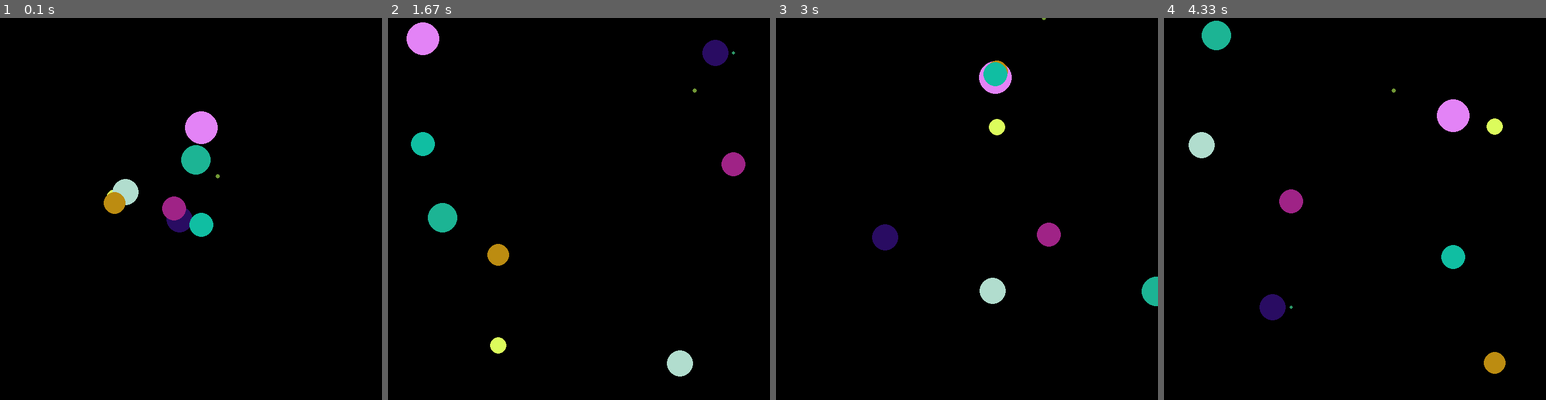
Above: before the commit, frames 1-4 (left to right).
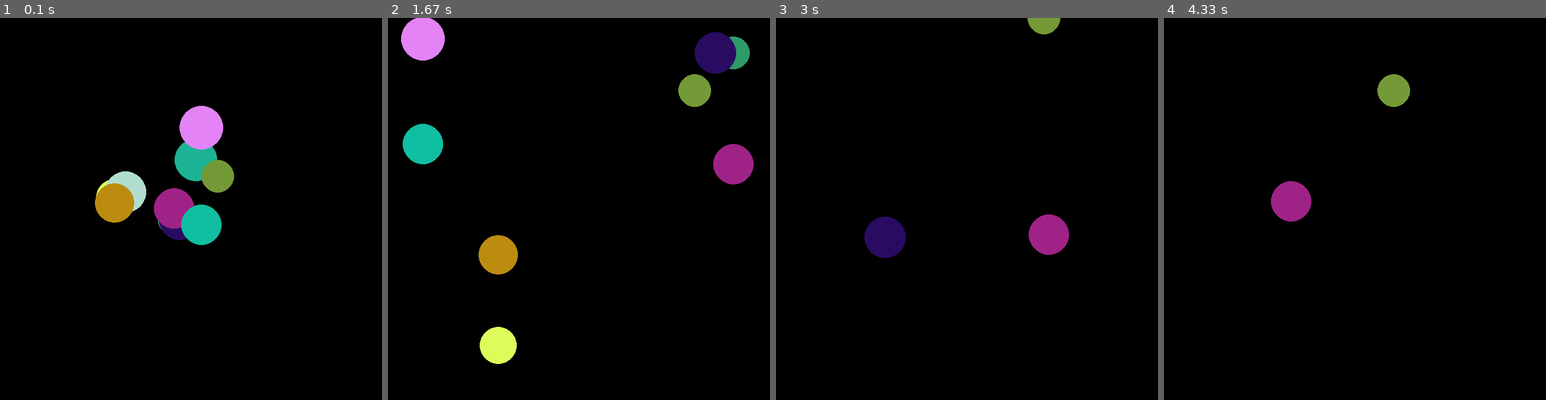
Above: after the commit, the same moments.

Repository: sagieppel/PyGame-Toturial
Game: pygame game, started from Game.py
Same seed, same stepped clock (60 frames per second), same inputs: the game is played once before the commit and once after it.
Inputs (mouse positions are in pixels of both pictures, inside the frame that each line leads up to):
- Up to frame 1 (0.1 s): no input
- Up to frame 2 (1.67 s): click (617, 293) at 0.88 s; click (624, 243) at 1.22 s; click (441, 197) at 1.55 s
- Up to frame 3 (3 s): click (967, 254) at 1.88 s; click (913, 128) at 2.22 s; click (1085, 201) at 2.55 s; click (848, 159) at 2.88 s
- Up to frame 4 (4.33 s): click (1297, 319) at 4.05 s

The runs differ from the first frame. In frame 1, 3.4% of the frame differs, in the area x 24-62%, y 23-60%; in frame 2, 4.9%, in the area x 3-96%, y 0-94%; in frame 3, 2.7%; in frame 4, 3.6%.

Commit message:
Update Game.py

Diff:
--- a/Game.py
+++ b/Game.py
@@ -8,7 +8,7 @@
   circle["blue"]=random.randint(0,255)
   circle["x"]=x
   circle["y"]=y
-  circle["size"]=random.randint(1,30)
+  circle["size"]=random.randint(29,40)
   circle["speedx"]=random.randint(-10,10)/10
   circle["speedy"]=random.randint(-10,10)/10
 
@@ -21,8 +21,12 @@
 
     if  circle["x"]<0 or  circle["x"]>screensize:
        circle ["speedx"]*=-1
+
     if  circle["y"]<0 or  circle["y"]>screensize:
        circle ["speedy"]*=-1
+
+    if (circle["x"]-x)**2+(circle["y"]-y)**2<circle["size"]**2:
+           circle["size"]=0
 
     pygame.draw.circle(screen, [circle["red"],circle["green"],circle["blue"]], [int(circle["x"]),int(circle["y"])], int(circle["size"]))
 
